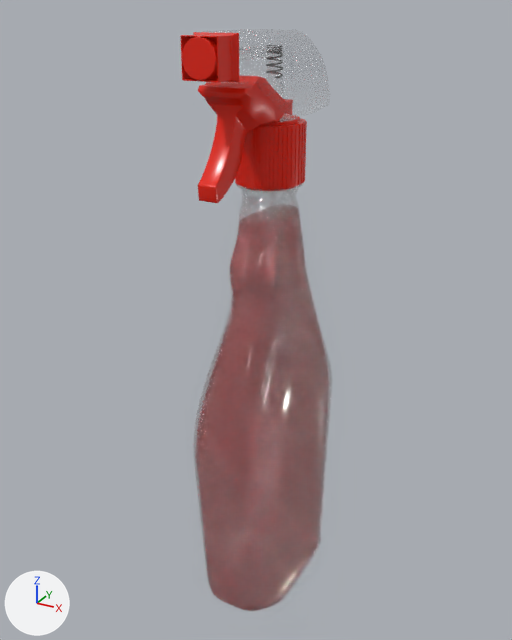
Before and after pictures for a commit that changed the glTF model public/items/transparent-spray-cleaner/TransparentSprayCleaner.glb.
Camera for both pictures: a camera (50 mm lens) standing at (0.144, -0.273, 0.288) and looking at (-0.007, 0.002, 0.151). The lights are fixed; the arrows at lower left show +X, +Y and +Z. The older version comes first.

Names of what the first picture shows: 'Cube product', 'Cube.001 product', 'Cube.002 product', 'Cube.003 product', 'Cube.004 product', 'Cube.005 product'.
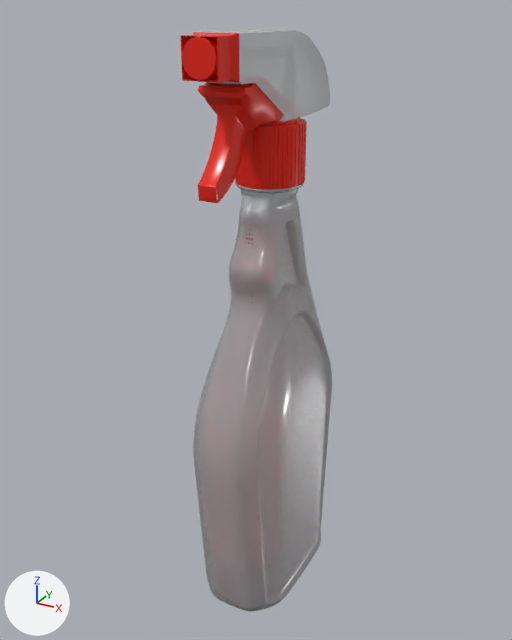
Where the change shows, as pixel boxes [x1, y1, x2, y2] in the pictures (512 x 640 px):
'Cube product', surface changed
    both: [193, 182, 332, 611]
'Cube.002 product', surface changed
    both: [197, 29, 330, 122]

Edits to the bpy script that builds the scene:
```text
Change mat_material:
    mat_material.roughness: 0.08 -> 0.18
    mat_material.alpha: 0.195 -> 1.0
    mat_material.transmission_weight: 1.0 -> 0.72
Change mat_plastic_lid:
    mat_plastic_lid.alpha: 0.162 -> 1.0
```
